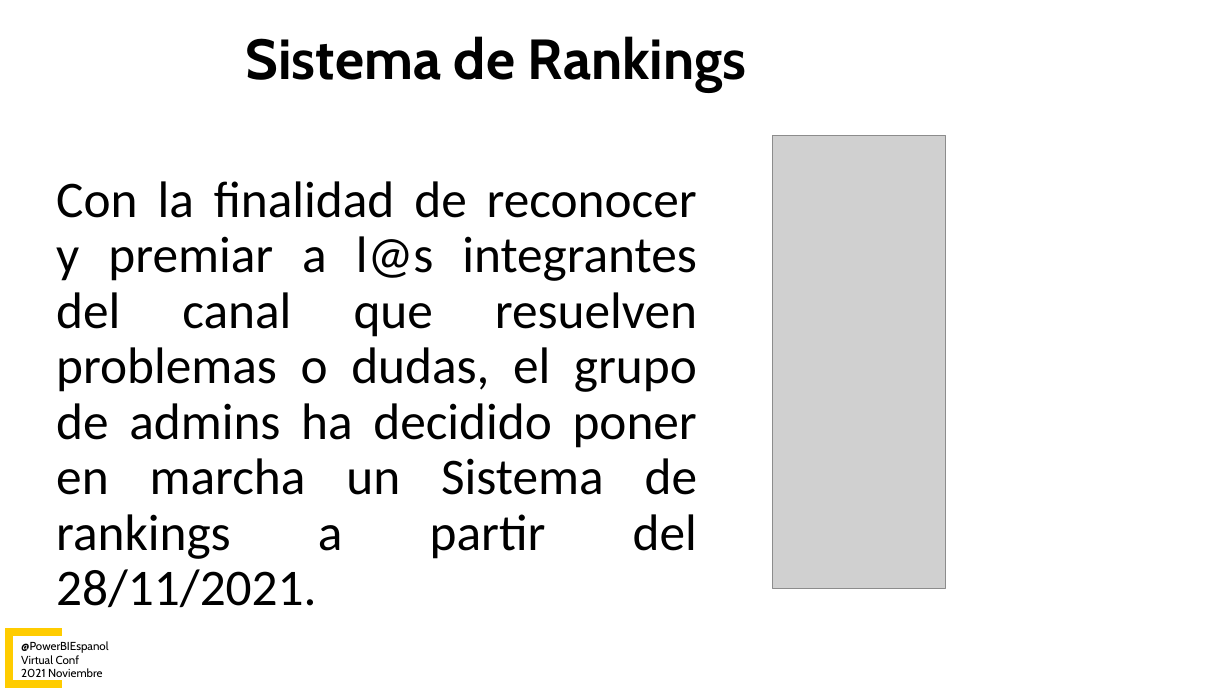
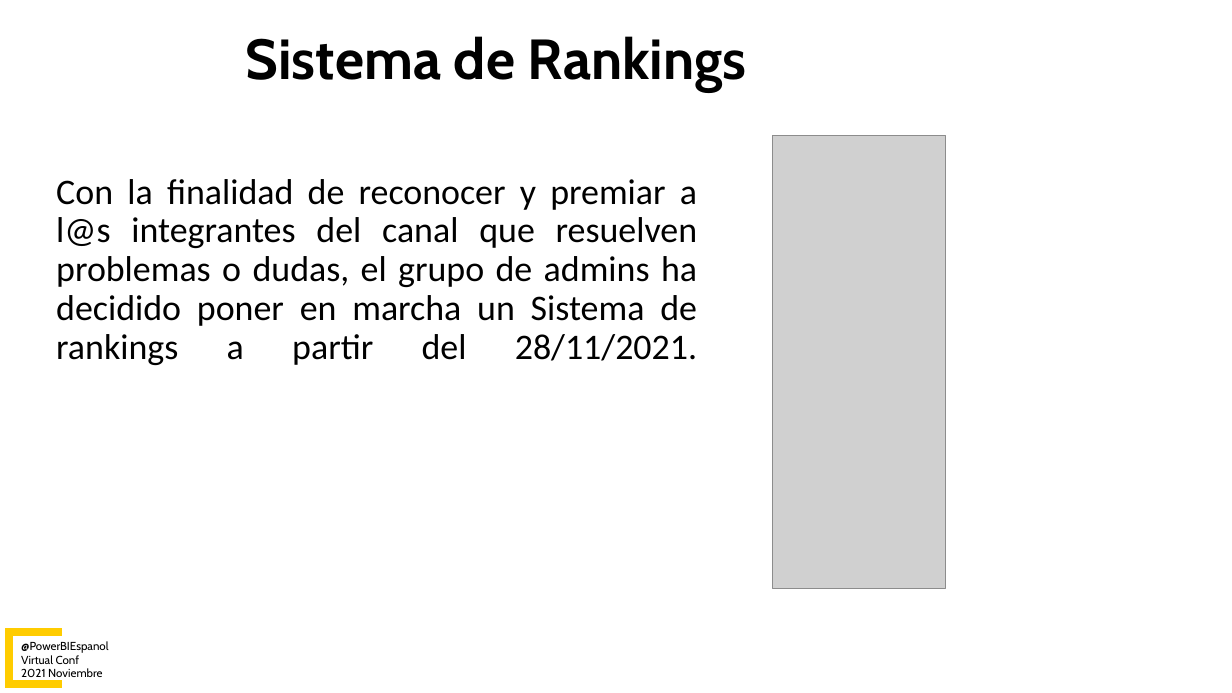
Before and after one commit to PowerBIEspanol/Documentos, a slide deck: slide 2 of PowerBIEspanol Rankings.pptx. Drawn at 1232x693 pixels with LibreOffice and Linux fonts; fonts in the diff are those of the drawing; grey boxes stand for pictures; background and template pictures are left out. Boxes give left, top, right and bottom in pixels: in the first picture for what was removed or moved away, otherwise in the second. Text is boxed around its words. In the diff, an @@ line names an element or a change of style, - is before the commit and + after.

```diff
--- a/PowerBIEspanol Rankings.pptx
+++ b/PowerBIEspanol Rankings.pptx
@@ title "Con la finalidad de reconocer ..." at (56, 179, 697, 365): size 40 to 28 pt @@
```
Also in this commit, not shown: 3 other slides changed, 1 other file.
